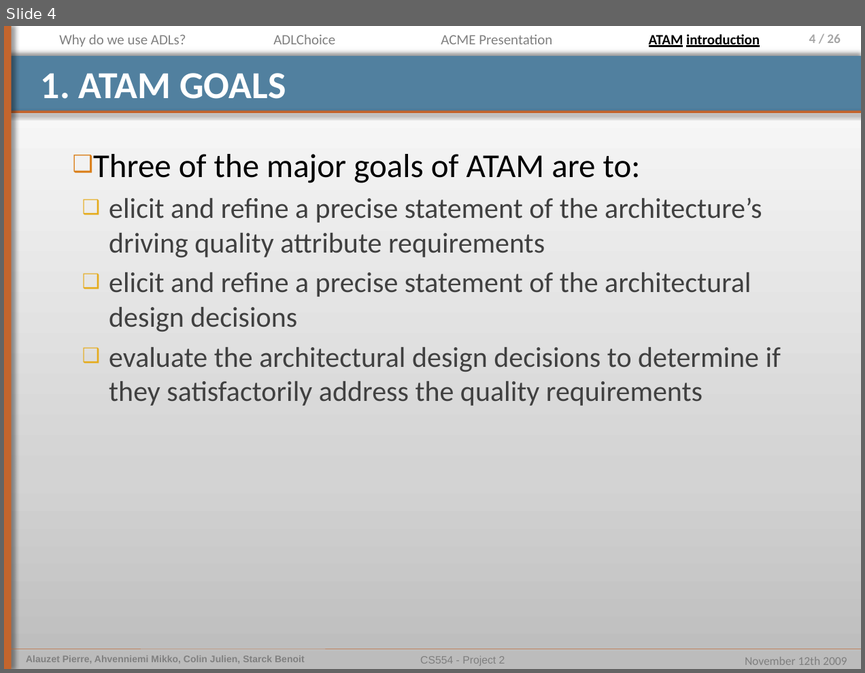
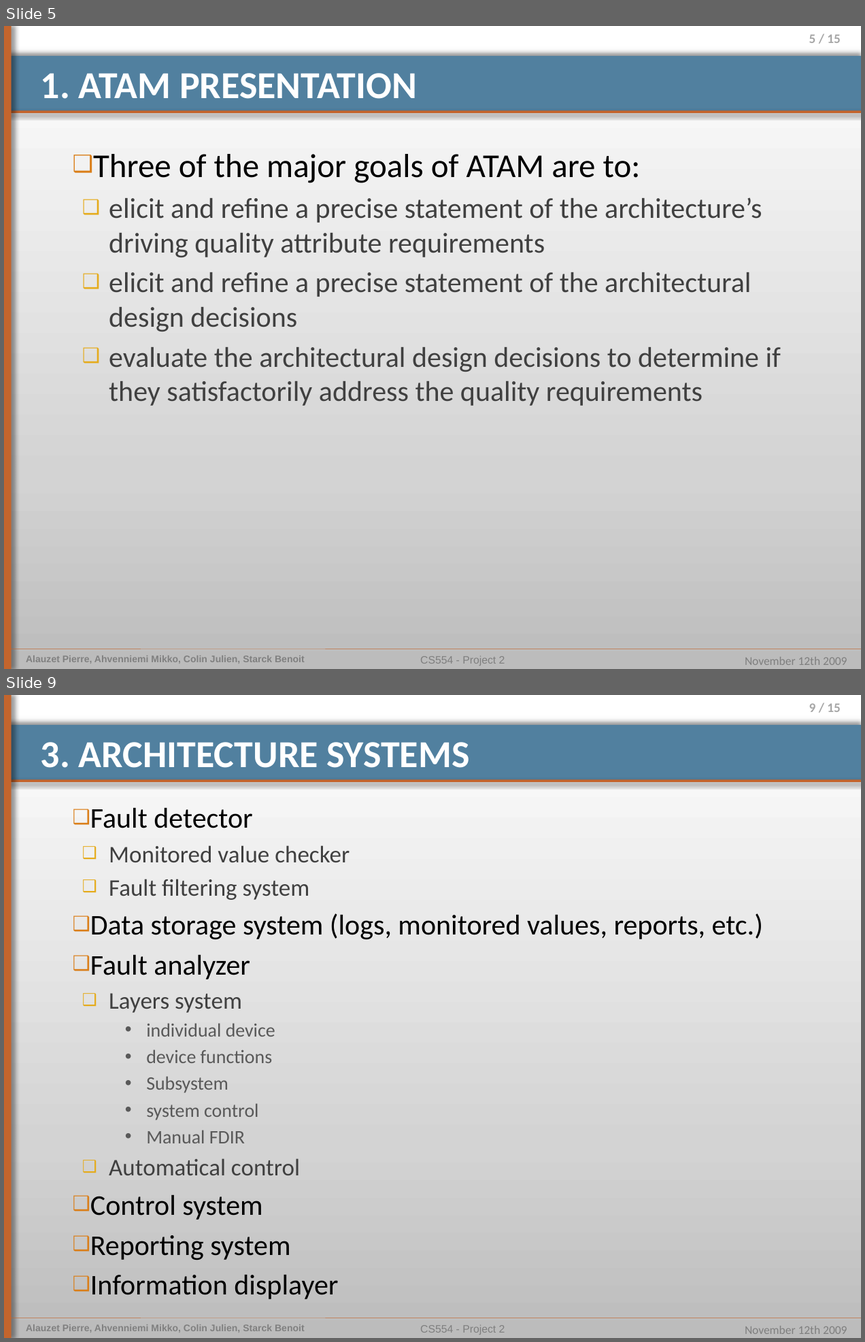
Before and after one commit to pierrealauzet/euroteam, a slide deck: Project 2/Part1/CS554_EuroTeam_Project2_OP4.pptx. Shown one above the other, each under a label of ours: slide 4 before the commit, slides 5 and 9 after it; the slides between them are not shown. The pictures are 865x673 and 865x1342 pixels, drawn with LibreOffice and Linux fonts; fonts in the diff are those of the drawing. Boxes give left, top, right and bottom in pixels: in the first picture for what was removed or moved away, otherwise in the second. Text is boxed around its words. In the diff, an @@ line names an element or a change of style, - is before the commit and + after.

```diff
--- a/Project 2/Part1/CS554_EuroTeam_Project2_OP4.pptx
+++ b/Project 2/Part1/CS554_EuroTeam_Project2_OP4.pptx
@@ slide 9 added at [4, 695, 861, 1338], background gradient #BDBDBD to #D3D3D3 to #FFFFFF; not listed: 9 template elements that a slide beside it also shows @@
@@ title added at [41, 742, 470, 768], 32 pt, text #FFFFFF, bold @@
+3. ARCHITECTURE SYSTEMS
@@ text added at [90, 808, 763, 1299], 24 pt, text #000000 @@
+❑ Fault detector
+  ❑ Monitored value checker
+  ❑ Fault filtering system
+❑ Data storage system (logs, monitored values, reports, etc.)
+❑ Fault analyzer
+  ❑ Layers system
+    • individual device
+    • device functions
+    • Subsystem
+    • system control
+    • Manual FDIR
+  ❑ Automatical control
+❑ Control system
+❑ Reporting system
+❑ Information displayer
@@ what was slide 4 is now slide 5 @@
@@ slide 5 changed as well @@
@@ text removed at [59, 34, 186, 47] @@
-Why do we use ADLs?
@@ text removed at [273, 34, 335, 44] @@
-ADLChoice
@@ text removed at [441, 34, 552, 44] @@
-ACME Presentation
@@ text removed at [649, 34, 759, 47] @@
-ATAM introduction
@@ page number at [809, 34, 840, 43]: text changed @@
-4 / 26
+5 / 15
@@ title at [41, 73, 417, 99]: text changed @@
-1. ATAM GOALS
+1. ATAM PRESENTATION
```
Also in this commit, not shown: 7 other slides changed, 6 other slides added, 1 slide removed, 1 other file.
